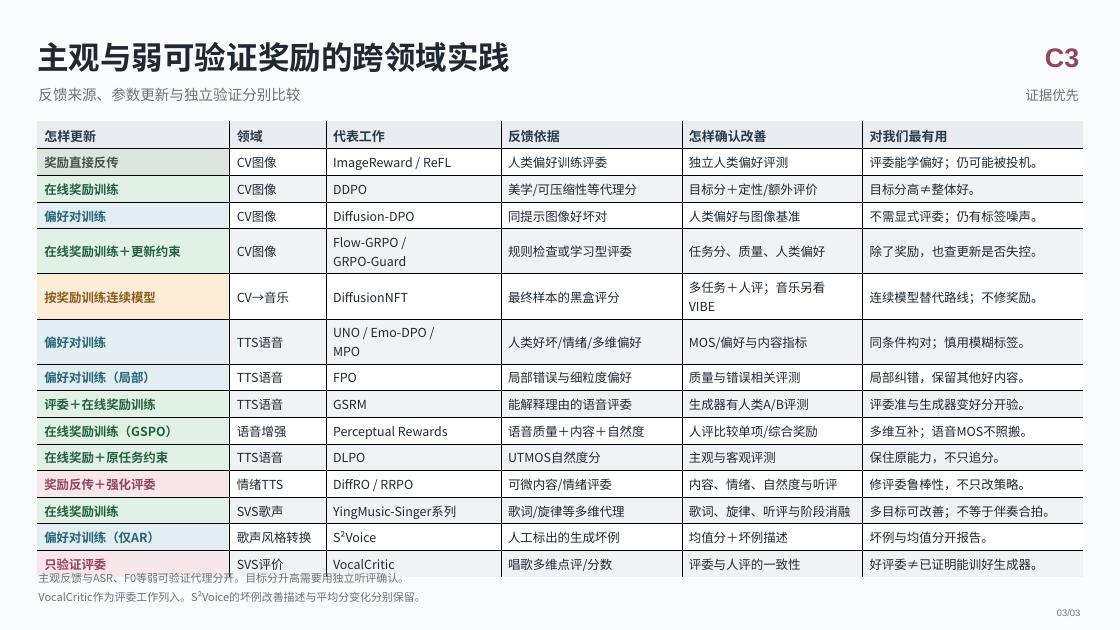
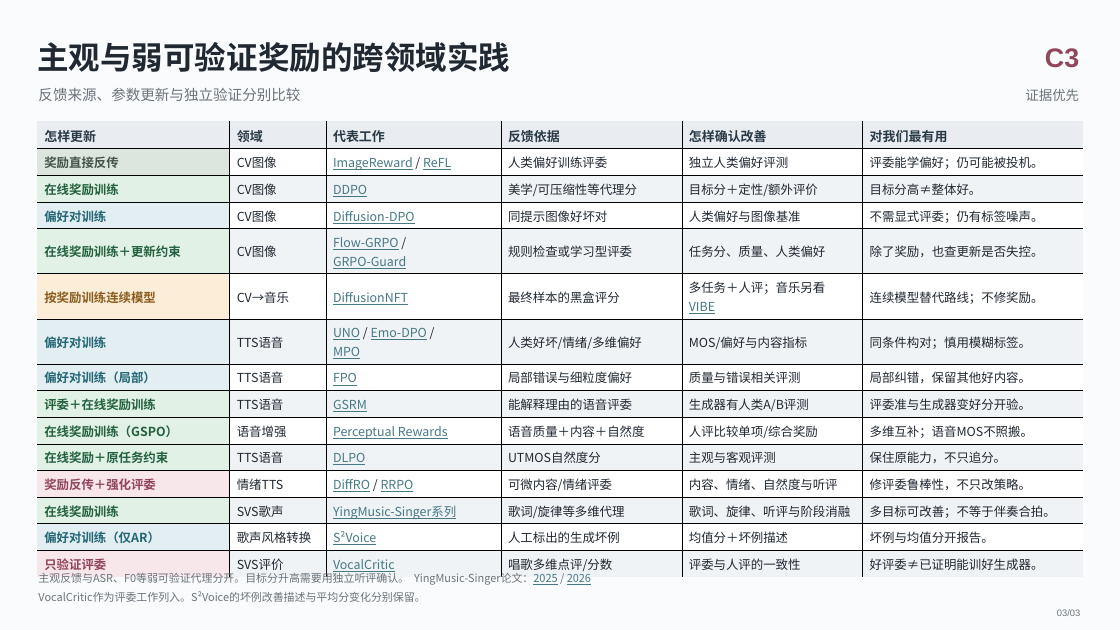
Before and after one commit to zhanh-he/RL-paper-reading, a slide deck: slide 3 of platform/site/demos/downloads/music-rl-tables-2026-10-15-C.pptx. Drawn at 1120x630 pixels with LibreOffice and Linux fonts; fonts in the diff are those of the drawing. Boxes give left, top, right and bottom in pixels: in the first picture for what was removed or moved away, otherwise in the second. Text is boxed around its words. In the diff, an @@ line names an element or a change of style, - is before the commit and + after.

```diff
--- a/platform/site/demos/downloads/music-rl-tables-2026-10-15-C.pptx
+++ b/platform/site/demos/downloads/music-rl-tables-2026-10-15-C.pptx
@@ table at (38, 122, 1083, 576) @@
@@ text colour #202832 to #467886, underline on in "ImageReward ReFL", "DDPO", "Diffusion-DPO", "Flow-GRPO" and 13 more places @@
@@ text at (38, 571, 591, 585): text changed @@
-主观反馈与ASR、F0等弱可验证代理分开。目标分升高需要用独立听评确认。
+主观反馈与ASR、F0等弱可验证代理分开。目标分升高需要用独立听评确认。 YingMusic-Singer论文：2025 / 2026
```
Also in this commit, not shown: 1 other slide changed, 1 other file.
